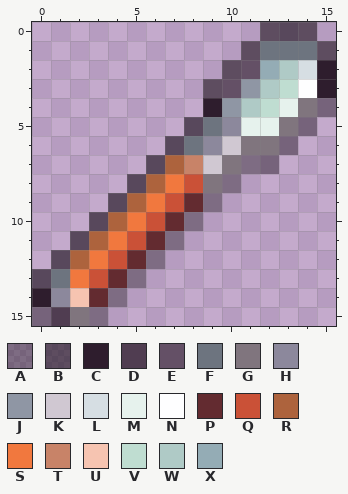
File history of a pixel-art sprite, assets/Items/Craftables/spear_iron.png. That is the earlier state.
The file is 16x16 pixels. Colours within 5 levels of each other are drawn and written as one.
Palette (. is transparent): A #120b1164  B #1c111b9b  C #2e1d2d  D #503d51  E #645066  F #6d747f  G #80757e  H #8c889c  J #8f96a4  K #d0c8d2  L #d6dee3  M #e6f2ed  N #fefeff  P #632b30  Q #ca5137  R #ad633d  S #f1783e  T #c88368  U #f6c4b1  V #bfddd1  W #afcac6  X #94acb5
Pixels before, first column x 0:
 0 ............BBB.
 1 ...........BFFFB
 2 ..........BEXWLC
 3 .........BEJWVNC
 4 .........CJWVMGA
 5 ........BFHMMGA.
 6 .......BFHKGGA..
 7 ......BRTKGAA...
 8 .....BRSQGA.....
 9 ....BRSQPA......
10 ...BRSQPA.......
11 ..BRSQPA........
12 .BRSQPA.........
13 BFSQPA..........
14 CHUPA...........
15 ADGA............
New version:
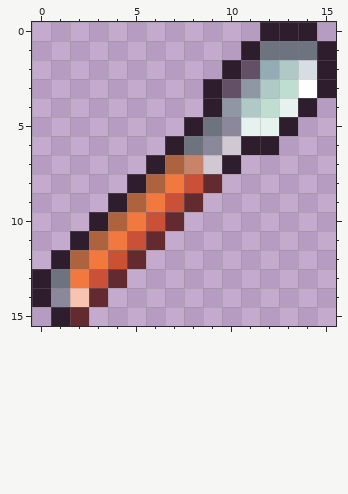
Change:
y 0: x 12..14 BBB -> CCC
y 1: x 11 B -> C; x 15 B -> C
y 2: x 10 B -> C
y 3: x 9 B -> C
y 4: x 14..15 GA -> C.
y 5: x 8 B -> C; x 13..14 GA -> C.
y 6: x 7 B -> C; x 11..13 GGA -> CC.
y 7: x 6 B -> C; x 10..12 GAA -> C..
y 8: x 5 B -> C; x 9..10 GA -> P.
y 9: x 4 B -> C; x 9 A -> .
y 10: x 3 B -> C; x 8 A -> .
y 11: x 2 B -> C; x 7 A -> .
y 12: x 1 B -> C; x 6 A -> .
y 13: x 0 B -> C; x 5 A -> .
y 14: x 4 A -> .
y 15: x 0..3 ADGA -> .CP.
Boxes around the changes in both pictures, in picture pixels (x1, y1, x2, y2):
changed: (32, 22, 336, 326)
